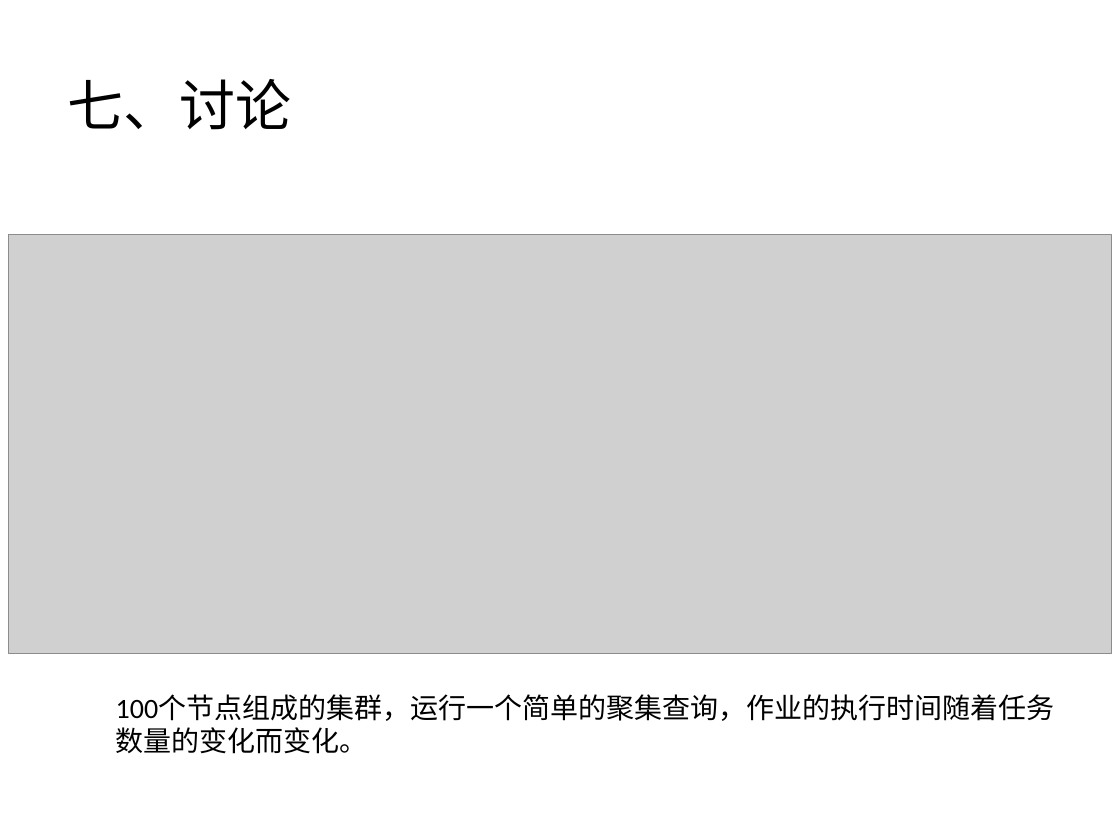
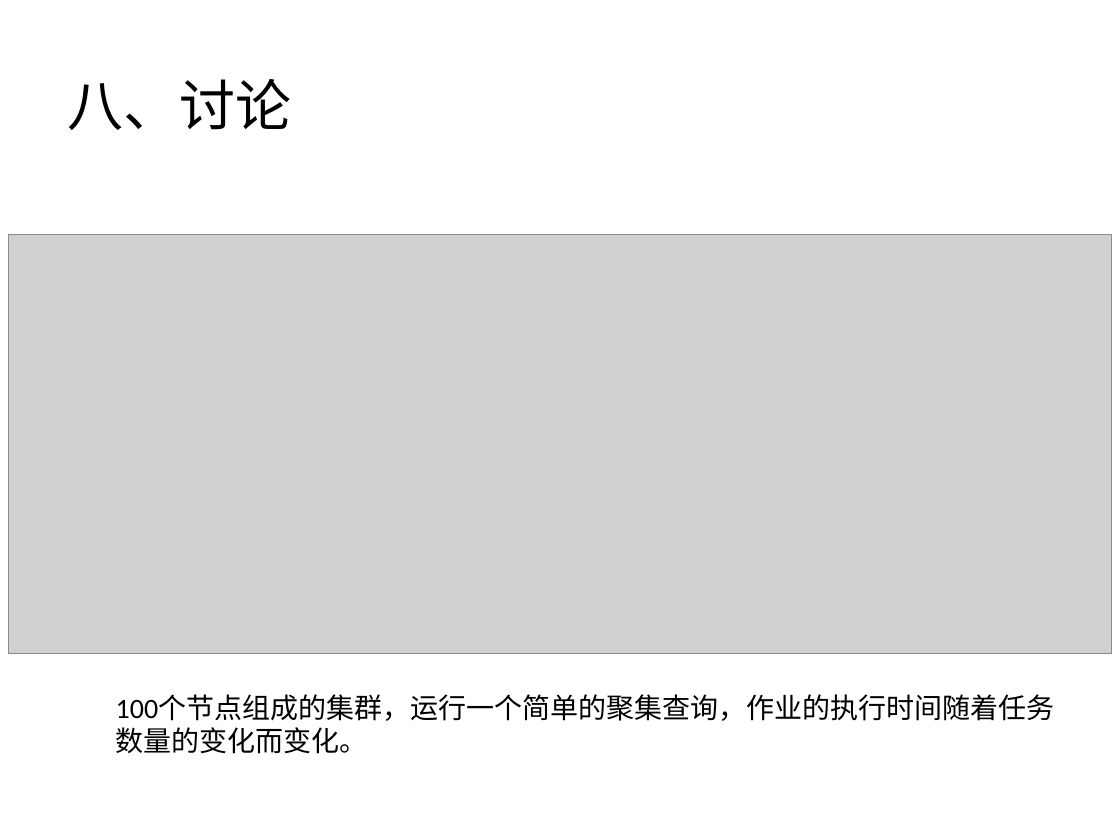
Before and after one commit to wuxingdexian/seminar, a slide deck: slide 53 of Shark SQL and Rich Analytics at Scale.pptx (slide 45 before the commit). Drawn at 1120x840 pixels with LibreOffice and Linux fonts; fonts in the diff are those of the drawing; grey boxes stand for pictures. Boxes give left, top, right and bottom in pixels: in the first picture for what was removed or moved away, otherwise in the second. Text is boxed around its words. In the diff, an @@ line names an element or a change of style, - is before the commit and + after.

```diff
--- a/Shark SQL and Rich Analytics at Scale.pptx
+++ b/Shark SQL and Rich Analytics at Scale.pptx
@@ title at (x1=67, y1=79, x2=291, y2=130): text changed @@
-七、讨论
+八、讨论
```
Also in this commit, not shown: 18 other slides changed, 8 slides added.
